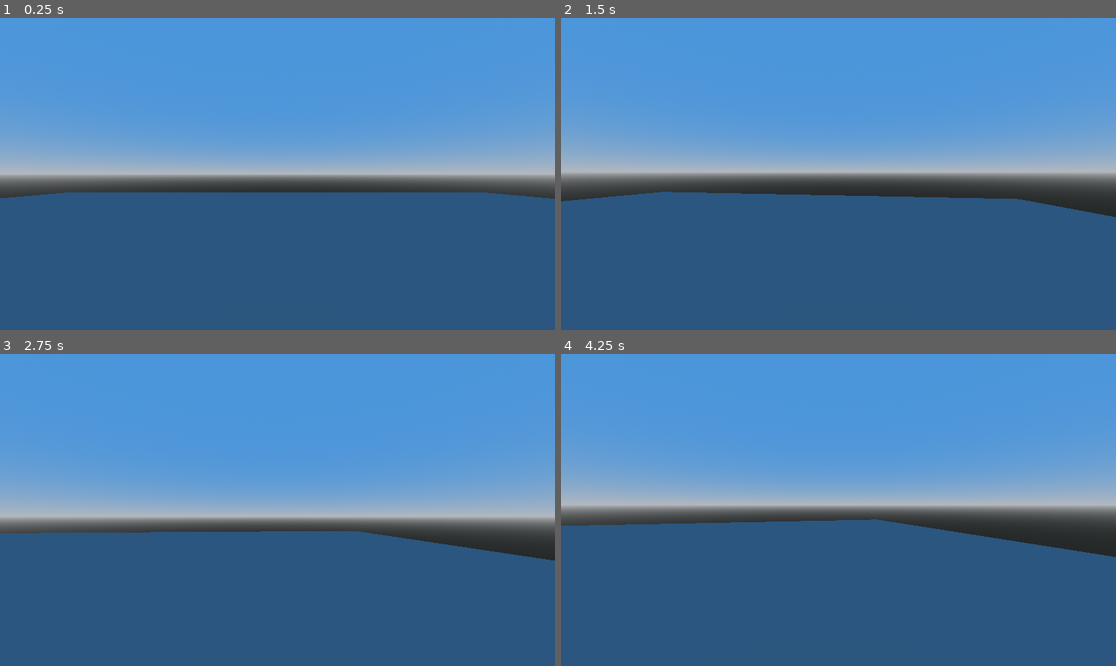
Above: before the commit, frames 1-4 (two rows, left to right).
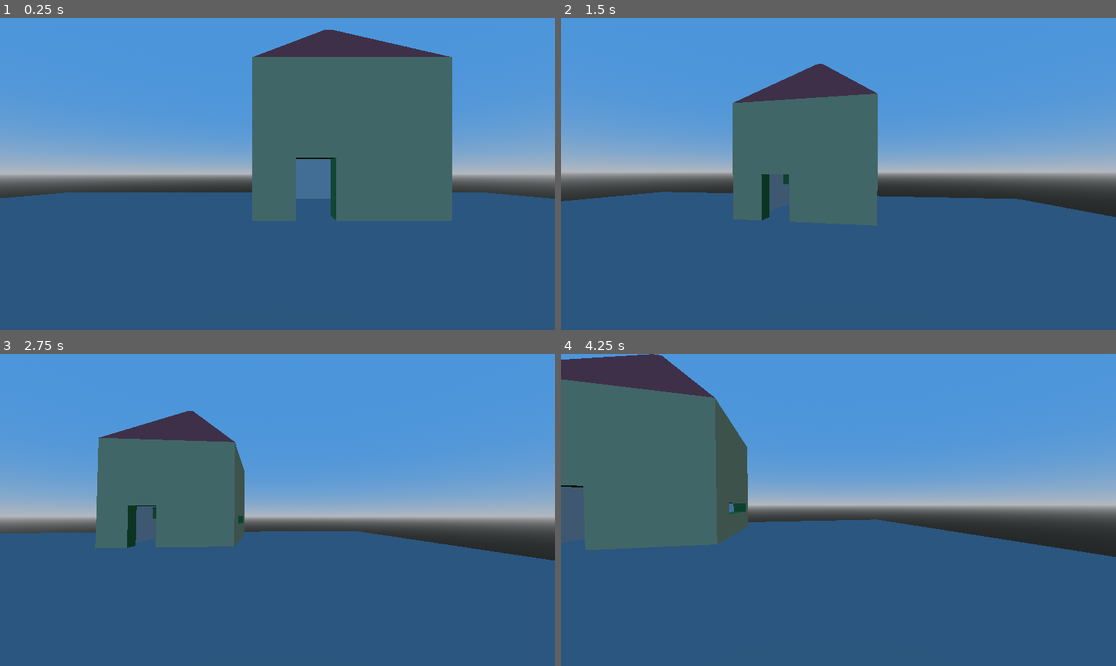
Above: after the commit, the same moments.

Repository: xXCat-8Xx/Da-Ami
Game: Godot game, scene res://Main.tscn
The game is run twice, just before and just after one commit, with the same random seed, the same clock (stepped at 60 frames per second) and the same inputs.
Inputs (mouse positions are in pixels of both pictures, inside the frame that each line leads up to):
- Up to frame 1 (0.25 s): no input
- Up to frame 2 (1.5 s): tap Enter at 0.5 s; move the mouse to (866, 174) at 0.52 s; hold D (rechts) 0.53-1.28 s; tap S (nachhinten) at 0.6 s; tap Space (springen) at 0.77 s; move the mouse to (810, 174) at 1.27 s; hold A (links) from 1.28 s (still down); tap W (nachvorn) at 1.35 s
- Up to frame 3 (2.75 s): tap Space (springen) at 1.52 s; move the mouse to (288, 503) at 2.02 s; release A (links) at 2.03 s; hold D (rechts) from 2.03 s (still down); tap S (nachhinten) at 2.1 s
- Up to frame 4 (4.25 s): move the mouse to (832, 516) at 2.77 s; tap W (nachvorn) at 2.85 s; tap Space (springen) at 3.02, 3.77 s; move the mouse to (877, 513) at 3.52 s; release D (rechts) at 3.53 s; hold A (links) from 3.53 s (still down); tap S (nachhinten) at 3.6 s

The runs differ from the first frame. In frame 1, 17% of the frame differs, in the area x 45-82%, y 3-65%; in frame 2, 9.5%; in frame 3, 8.9%; in frame 4, 16%.

Commit message:
Haus
Leider auf Grund von kein plan noch ohne Kollision

Diff:
--- a/Main.tscn
+++ b/Main.tscn
@@ -1,6 +1,7 @@
-[gd_scene load_steps=7 format=3 uid="uid://f83ndufs4ng4"]
+[gd_scene load_steps=9 format=3 uid="uid://f83ndufs4ng4"]
 
 [ext_resource type="PackedScene" uid="uid://cicsiwk0ffy8w" path="res://Player.tscn" id="1_glv2v"]
+[ext_resource type="ArrayMesh" uid="uid://nnjijketebpn" path="res://dach dach dach.obj" id="2_uu6xs"]
 
 [sub_resource type="WorldBoundaryShape3D" id="WorldBoundaryShape3D_rxg2q"]
 
@@ -21,6 +22,9 @@
 background_mode = 2
 sky = SubResource("Sky_r0du0")
 
+[sub_resource type="ConcavePolygonShape3D" id="ConcavePolygonShape3D_uu6xs"]
+margin = 0.0
+
 [node name="World" type="Node3D"]
 
 [node name="StaticBody3D" type="StaticBody3D" parent="."]
@@ -38,5 +42,12 @@
 [node name="WorldEnvironment" type="WorldEnvironment" parent="."]
 environment = SubResource("Environment_cm0pq")
 
-[node name="MeshInstance3D" type="MeshInstance3D" parent="."]
-transform = Transform3D(1, 0, 0, 0, 1, 0, 0, 0, 1, -2.20735, 4.01898, -1.67867)
+[node name="DachDachDach" type="MeshInstance3D" parent="."]
+transform = Transform3D(4, 0, 0, 0, -1.74846e-07, 4, 0, -4, -1.74846e-07, 0, 0, -8.83652)
+mesh = ExtResource("2_uu6xs")
+
+[node name="StaticBody3D" type="StaticBody3D" parent="DachDachDach"]
+
+[node name="CollisionShape3D" type="CollisionShape3D" parent="DachDachDach/StaticBody3D"]
+transform = Transform3D(1, 0, 0, 0, 1, -5.56363e-08, 0, 5.56363e-08, 1, -0.0715, -0.192719, -8.42395e-09)
+shape = SubResource("ConcavePolygonShape3D_uu6xs")
Not shown, added: Unbenannt.obj
Not shown, added: Unbenannt.obj.import
Not shown, added: dach dach dach.mtl
Not shown, added: dach dach dach.obj
Not shown, added: dach dach dach.obj.import
Empty file added: static_body_3d.gd
Not shown, added: static_body_3d.gd.uid
Not shown, added: Godot Engine.url
